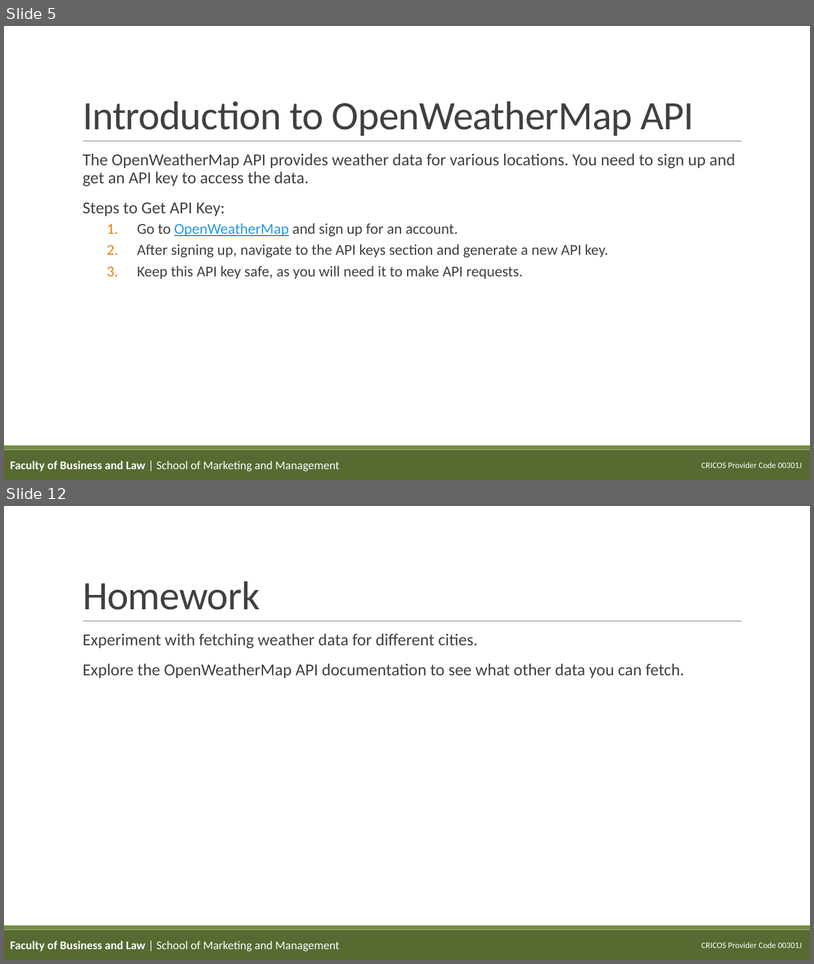
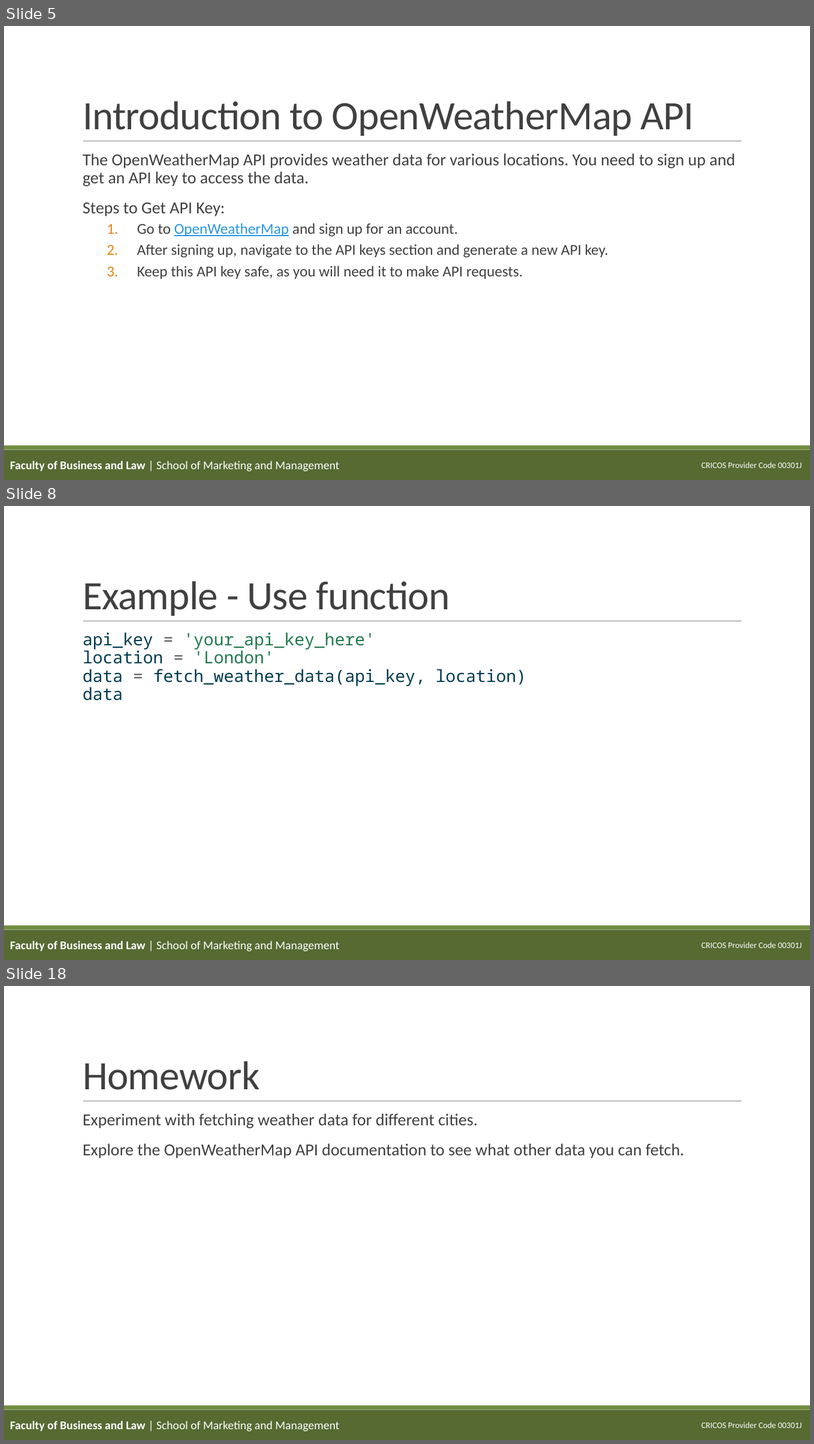
Before and after one commit to teaching-repositories/weather-dashboard-source, a slide deck: slides/02_fetching_data.pptx. Shown one above the other, each under a label of ours: slides 5 and 12 before the commit, slides 5, 8 and 18 after it; the slides between them are not shown. The pictures are 814x964 and 814x1444 pixels, drawn with LibreOffice and Linux fonts; fonts in the diff are those of the drawing; background and template pictures are left out. Boxes give left, top, right and bottom in pixels: in the first picture for what was removed or moved away, otherwise in the second. Text is boxed around its words. In the diff, an @@ line names an element or a change of style, - is before the commit and + after.

```diff
--- a/slides/02_fetching_data.pptx
+++ b/slides/02_fetching_data.pptx
@@ slide 8 added at [4,506,810,960], background #FFFFFF; not listed: 4 template elements that a slide beside it also shows @@
@@ title added at [83,581,450,616], 48 pt, text #404040 @@
+Example - Use function
@@ text added at [83,632,527,700], 20 pt, text #003B4F @@
+api_key = 'your_api_key_here'
+location = 'London'
+data = fetch_weather_data(api_key, location)
+data
@@ text added at [10,940,339,951], 14 pt, text #FFFFFF @@
+Faculty of Business and Law | School of Marketing and Management
@@ what was slide 12 is now slide 18 @@
```
Also in this commit, not shown: 6 slides changed, 5 other slides added, 44 other files.
